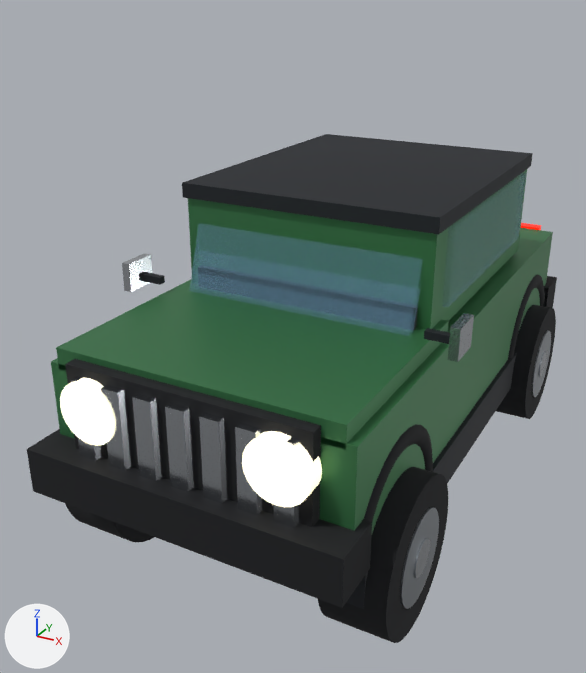
The glTF model dist/assets/vehicle.glb, before and after one commit.
Camera for both pictures: a 50 mm lens placed at (2.37, -5.23, 2.6), pointed at (-0.3, -0.39, 0.18). Every picture has the same lights, and +X, +Y and +Z are marked at lower left. The picture after the commit comes second. Where no turn or scale is listed for an object, it has been applied to the vertices. Vertices at exactly the same position are counted once.
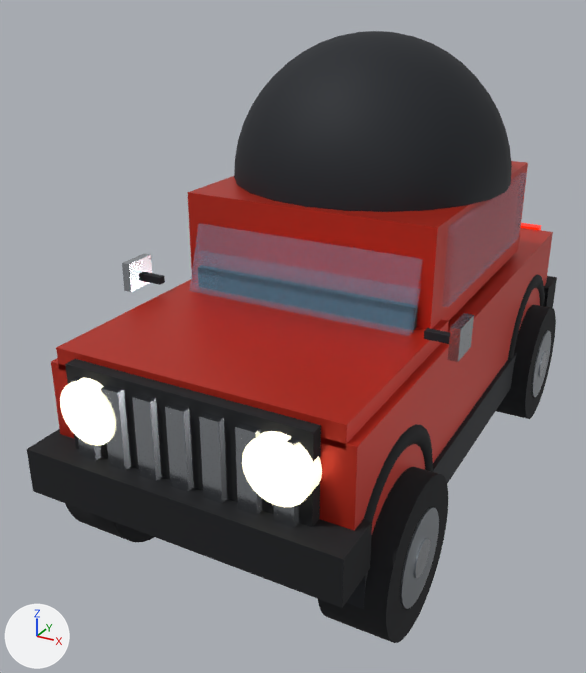
Edits to the scene script, one JSON object a line:
```json
{"op": "set", "path": "mat_material_0.base_color", "old": "(0.0497, 0.205, 0.0782)", "new": "(0.604, 0.0331, 0.016)", "note": "green #3f7d4f -> red #cc3322"}
{"block": "me_mesh_3", "where": "# used by ob_mesh_3; location = (0.0, 0.25, 1.3)"}
{"op": "remove", "block": "me_mesh_3", "code": "me_mesh_3.from_pydata(...)  # 1650 vertices, 3296 faces; spans x -0.91..0.91, y -1.08..1.08, z -0.05..0.05"}
{"op": "add", "block": "me_mesh_3", "code": "me_mesh_3.from_pydata(...)  # 301 vertices, 552 faces; spans x -1.0..1.0, y -1.0..1.0, z 0.0..1.0"}
{"block": "me_mesh_3", "change": "me_mesh_3 part 1: 1650 vertices removed from x -0.91..0.91, y -1.08..1.08, z -0.05..0.05; 301 vertices added at x -1.0..1.0, y -1.0..1.0, z 0.0..1.0"}
{"op": "set", "path": "ob_mesh_3.location", "old": "(0.0, 0.25, 1.3)", "new": "(0.0, 0.25, 1.28)"}
```

Boxes (x1, y1, x2, y2) around the edits, measured in the pictures (586 x 673 px):
```json
{"object": "Mesh_3", "change": "reshaped, moved", "before": [182, 134, 533, 234], "after": [234, 31, 512, 212], "on screen": "21% narrower, 80% taller"}
{"object": "Mesh_4", "change": "recoloured", "before": [56, 279, 449, 449], "after": [56, 279, 449, 449], "on screen": "green to red"}
{"object": "Mesh_0", "change": "recoloured", "before": [51, 228, 553, 533], "after": [51, 228, 553, 533]}
{"object": "Mesh_2", "change": "recoloured", "before": [188, 169, 527, 329], "after": [188, 169, 527, 329], "on screen": "green to red"}
```
